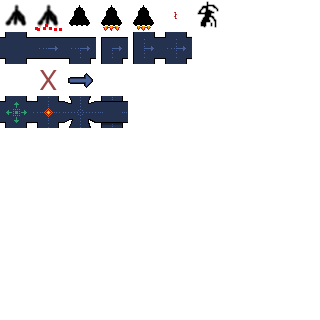
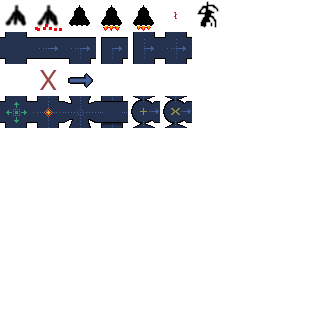
Two versions of the same layered image (320 × 320). Layer-by-layer changes:
added layer "OperatorMultiply" in group "New" over 163, 96, 192, 128
added layer "OperatorPlus" in group "New" over 131, 96, 160, 128
